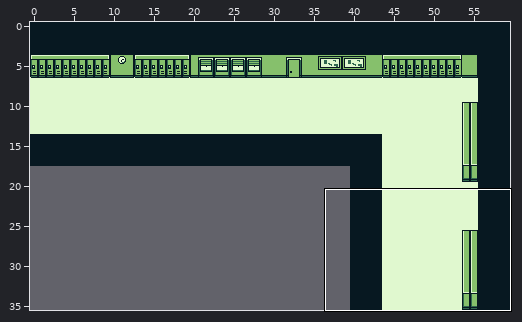
One commit to this Tiled map: assets/backgrounds/Level1.tmx. The picture above shows the old version from afar; the outline marks the close-up.
Close-up. Before the edit:
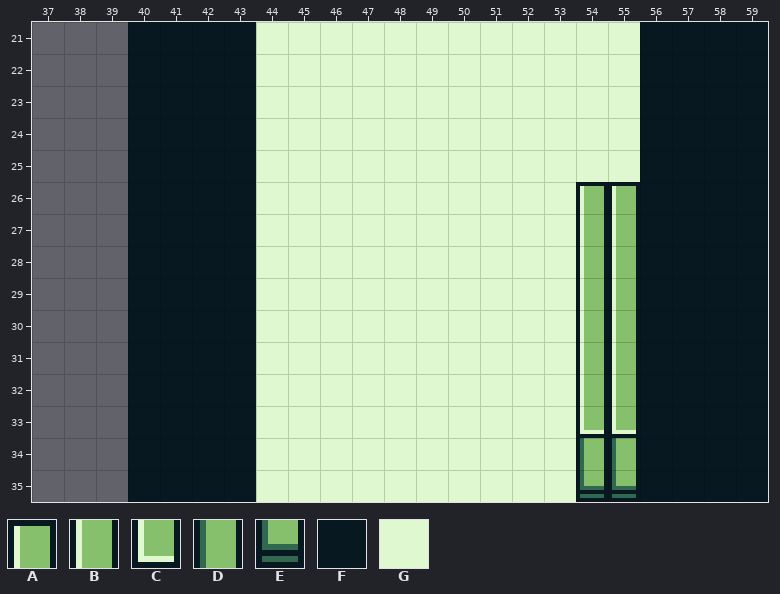
Cells are 8x8 px. Shown: x 37..59, y 21..35.
Key: from "Assets": A 32, B 34, C 36, D 164, E 292, F 898, G 1282.
_ is an empty cell.
Layer "Tile Layer 1" before, first column x 37:
21 ___FFFFGGGGGGGGGGGGFFFF
22 ___FFFFGGGGGGGGGGGGFFFF
23 ___FFFFGGGGGGGGGGGGFFFF
24 ___FFFFGGGGGGGGGGGGFFFF
25 ___FFFFGGGGGGGGGGGGFFFF
26 ___FFFFGGGGGGGGGGAAFFFF
27 ___FFFFGGGGGGGGGGBBFFFF
28 ___FFFFGGGGGGGGGGBBFFFF
29 ___FFFFGGGGGGGGGGBBFFFF
30 ___FFFFGGGGGGGGGGBBFFFF
31 ___FFFFGGGGGGGGGGBBFFFF
32 ___FFFFGGGGGGGGGGBBFFFF
33 ___FFFFGGGGGGGGGGCCFFFF
34 ___FFFFGGGGGGGGGGDDFFFF
35 ___FFFFGGGGGGGGGGEEFFFF
And afterwards:
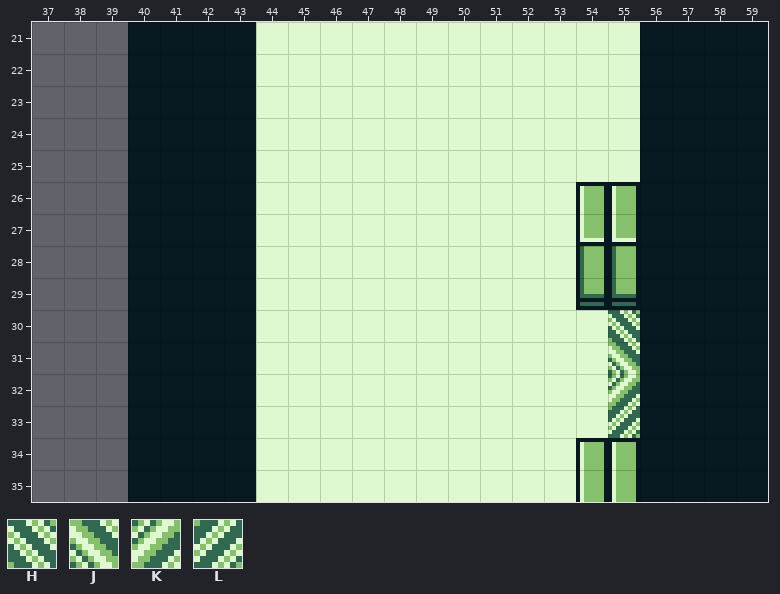
Further tiles: from "Assets": H 671, J 799, K 927, L 1055.
What changed:
Changed rows in their new state; . is an unchanged cell.
Layer "Tile Layer 1":
first column x 54:
27 CC
28 DD
29 EE
30 GH
31 GJ
32 GK
33 GL
34 AA
35 BB
